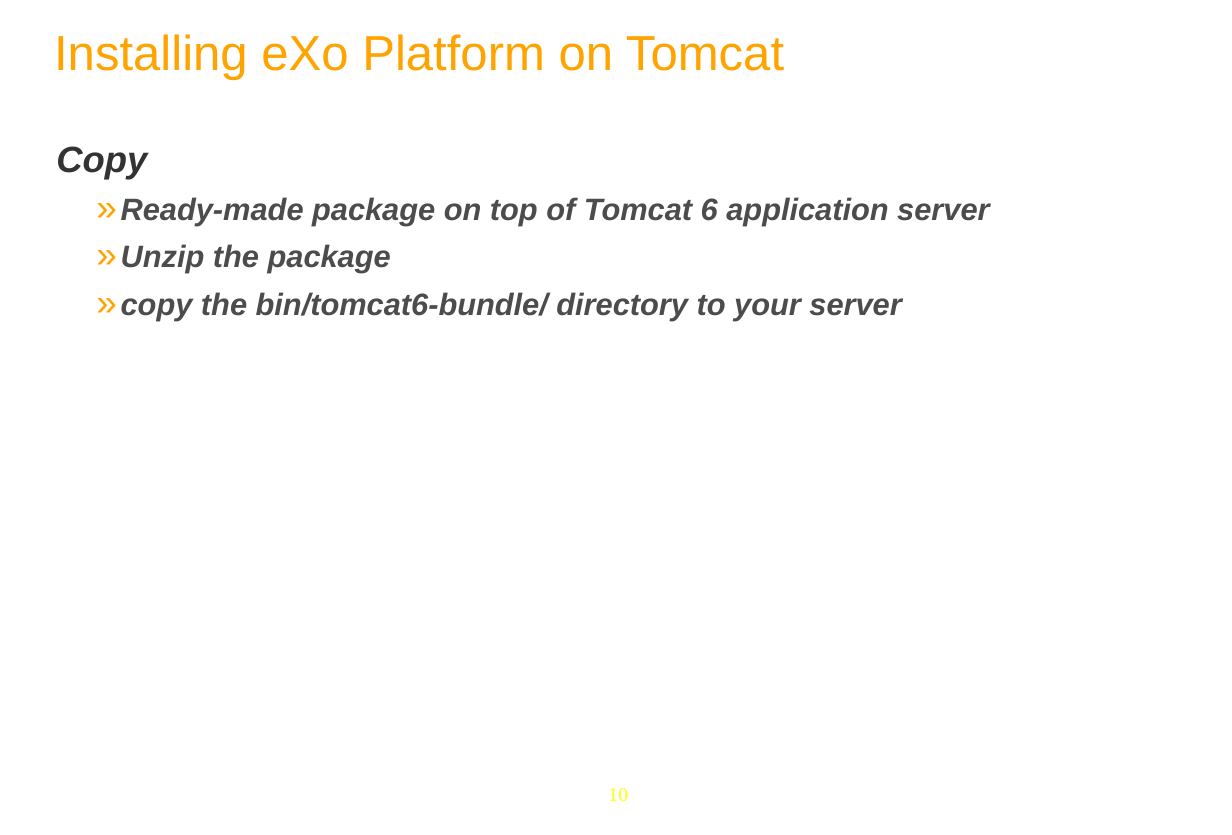
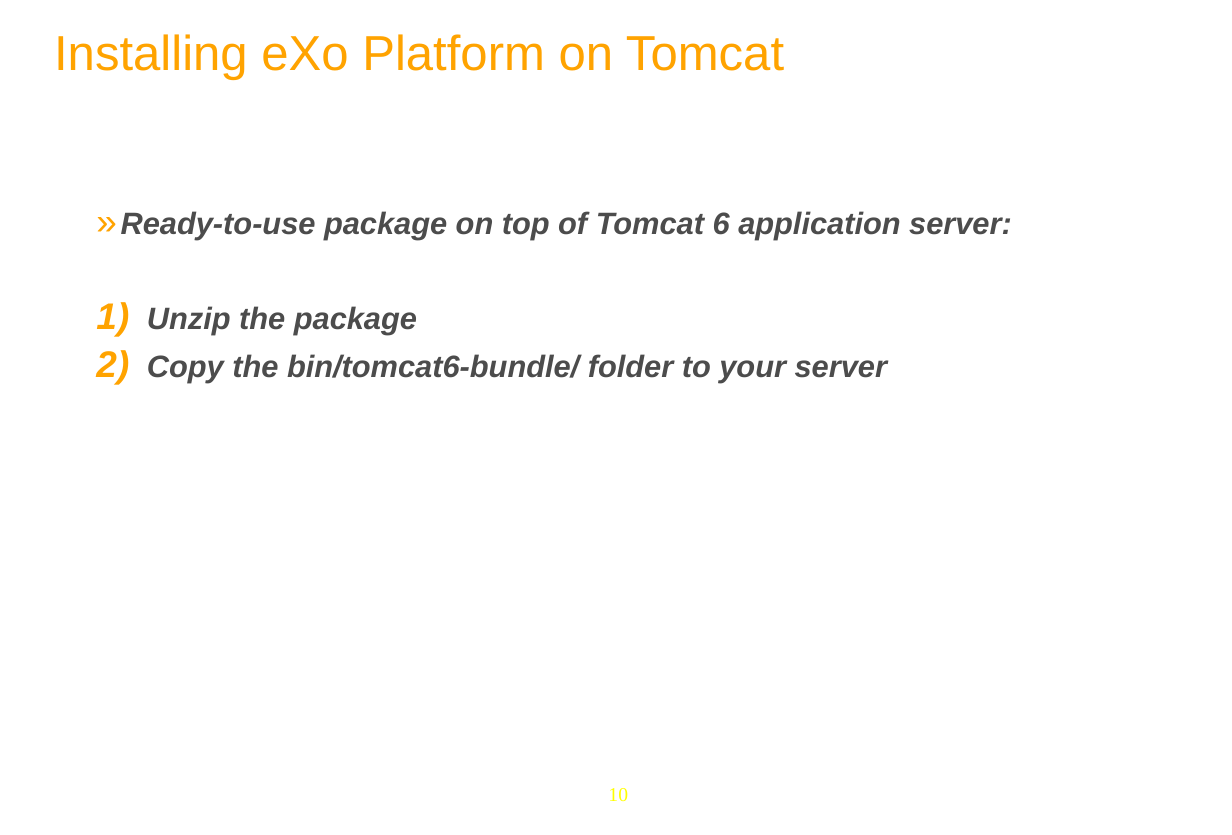
Before and after one commit to anhvurz90/training, a slide deck: slide 10 of exo-sysAdmin/910-Intro-XSys-en.pptx. Drawn at 1232x835 pixels with LibreOffice and Linux fonts; fonts in the diff are those of the drawing; background and template pictures are left out. Boxes give left, top, right and bottom in pixels: in the first picture for what was removed or moved away, otherwise in the second. Text is boxed around its words. In the diff, an @@ line names an element or a change of style, - is before the commit and + after.

```diff
--- a/exo-sysAdmin/910-Intro-XSys-en.pptx
+++ b/exo-sysAdmin/910-Intro-XSys-en.pptx
@@ text at bbox=[121, 211, 1012, 240]: text changed @@
-Copy
-  » Ready-made package on top of Tomcat 6 application server
+  » Ready-to-use package on top of Tomcat 6 application server:
@@ text at bbox=[147, 306, 417, 335]: bullet » to 1) @@
@@ text at bbox=[147, 354, 887, 382]: text changed @@
-  » copy the bin/tomcat6-bundle/ directory to your server
+  2) Copy the bin/tomcat6-bundle/ folder to your server
```
Also in this commit, not shown: 5 other slides changed, 1 slide added, 6 other files.
